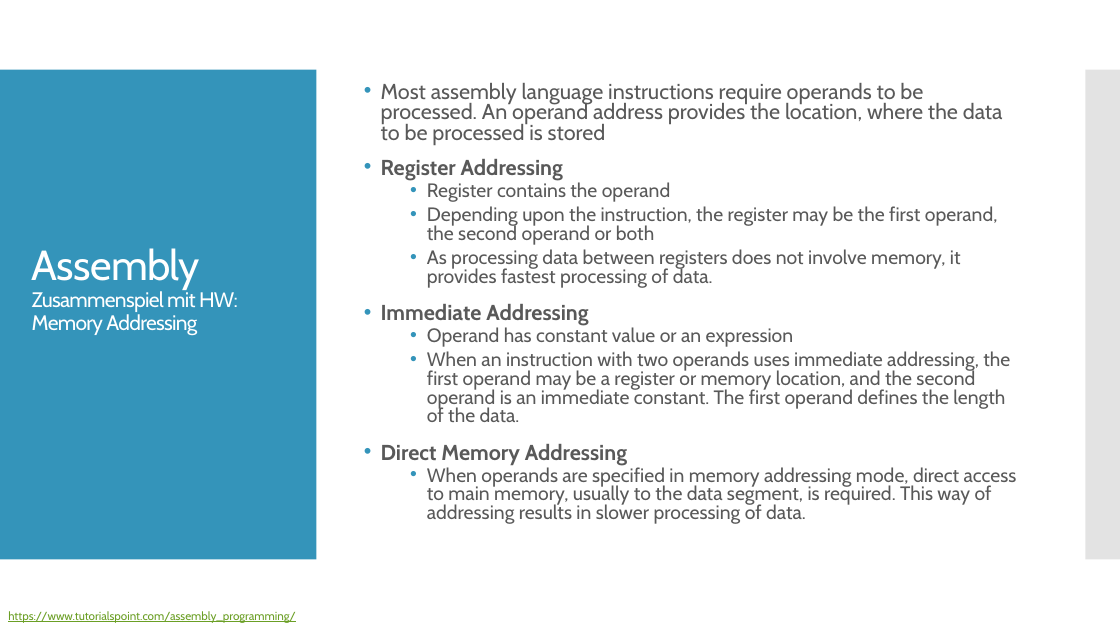
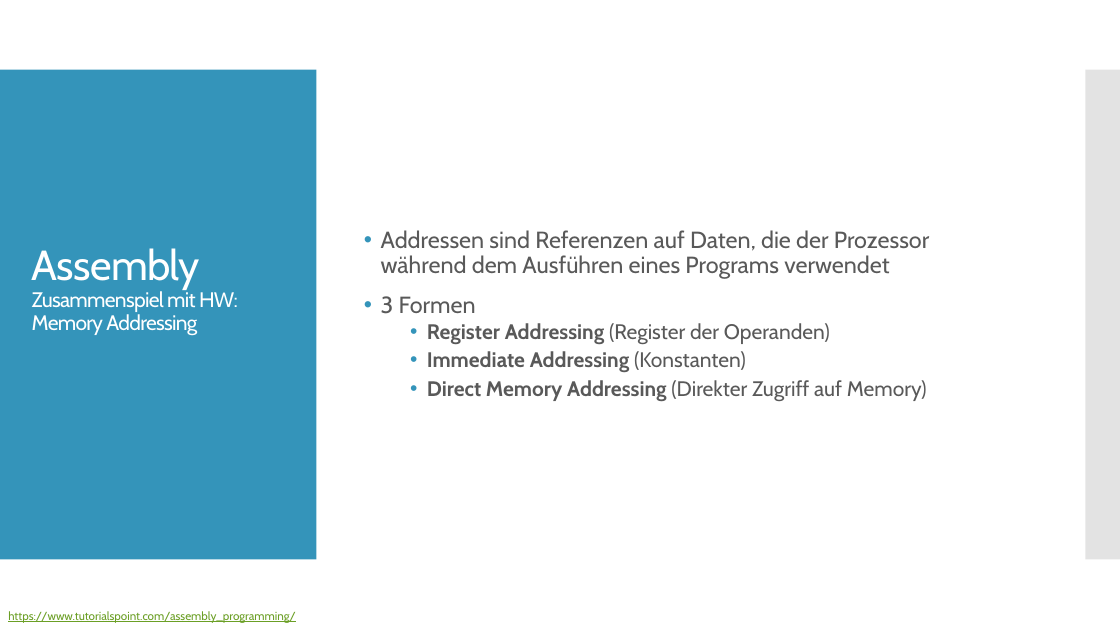
Before and after one commit to christopherchristensen/assembler, a slide deck: slide 12 of docs/ppt/presentation-v.1.pptx (slide 11 before the commit). Drawn at 1120x630 pixels with LibreOffice and Linux fonts; fonts in the diff are those of the drawing. Boxes give left, top, right and bottom in pixels: in the first picture for what was removed or moved away, otherwise in the second. Text is boxed around its words. In the diff, an @@ line names an element or a change of style, - is before the commit and + after.

```diff
--- a/docs/ppt/presentation-v.1.pptx
+++ b/docs/ppt/presentation-v.1.pptx
@@ text at [381, 230, 929, 401]: text changed; size 16.6 to 18 pt @@
-• Most assembly language instructions require operands to be processed. An operand address provides the location, where the data to be processed is stored
-• Register Addressing
-  • Register contains the operand
-  • Depending upon the instruction, the register may be the first operand, the second operand or both
-  • As processing data between registers does not involve memory, it provides fastest processing of data.
-• Immediate Addressing
-  • Operand has constant value or an expression
-  • When an instruction with two operands uses immediate addressing, the first operand may be a register or memory location, and the second operand is an immediate constant. The first operand defines the length of the data.
-• Direct Memory Addressing
-  • When operands are specified in memory addressing mode, direct access to main memory, usually to the data segment, is required. This way of addressing results in slower processing of data.
+• Addressen sind Referenzen auf Daten, die der Prozessor während dem Ausführen eines Programs verwendet
+• 3 Formen
+  • Register Addressing (Register der Operanden)
+  • Immediate Addressing (Konstanten)
+  • Direct Memory Addressing (Direkter Zugriff auf Memory)
```
Also in this commit, not shown: 5 other slides changed, 2 slides added, 1 other file.
